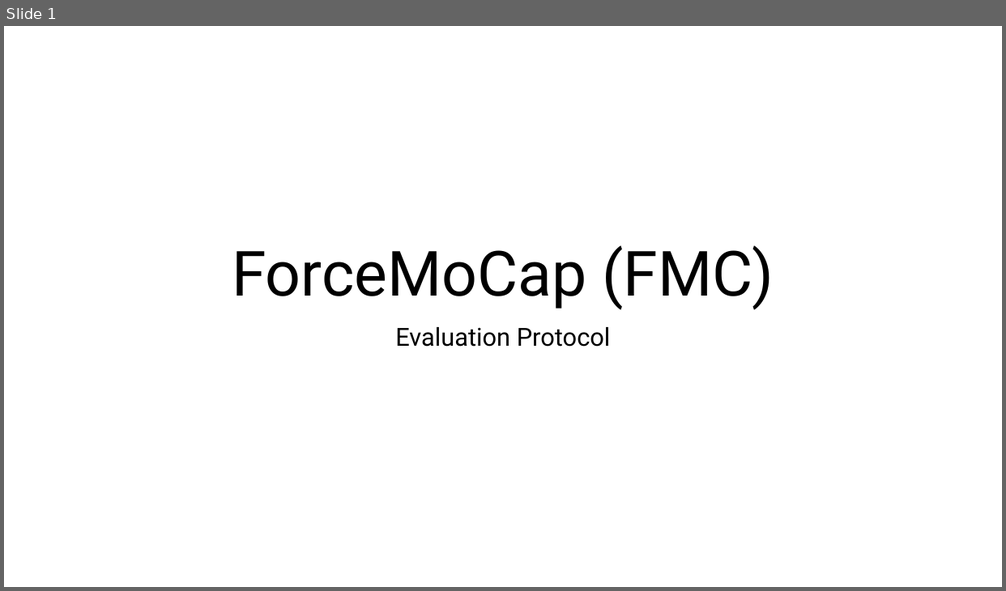
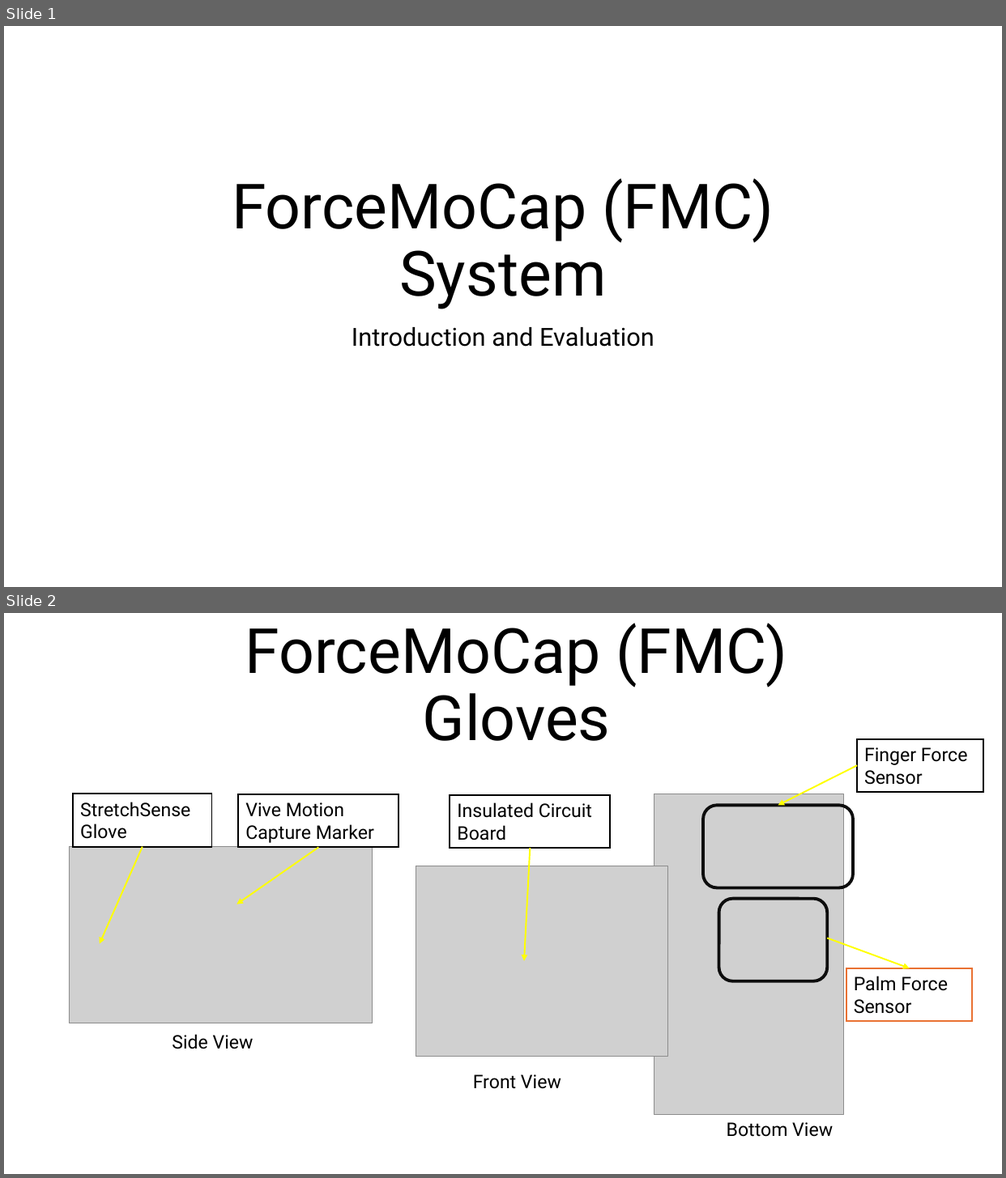
Before and after one commit to UniMelbHumanRoboticsLab/ForceMoCap, a slide deck: experiments/exp1/ForceMoCap Evaluation Protocol.pptx. Shown one above the other, each under a label of ours: slide 1 before the commit, slides 1 and 2 after it. The pictures are 1006x591 and 1006x1178 pixels, drawn with LibreOffice and Linux fonts; fonts in the diff are those of the drawing; grey boxes stand for pictures. Boxes give left, top, right and bottom in pixels: in the first picture for what was removed or moved away, otherwise in the second. Text is boxed around its words. In the diff, an @@ line names an element or a change of style, - is before the commit and + after.

```diff
--- a/experiments/exp1/ForceMoCap Evaluation Protocol.pptx
+++ b/experiments/exp1/ForceMoCap Evaluation Protocol.pptx
@@ slide 2 added at <box>4,613,1002,1174</box>, background #FFFFFF @@
@@ title added at <box>245,623,787,741</box>, 60 pt, text #000000 @@
+ForceMoCap (FMC) Gloves
@@ rectangle added at <box>858,739,984,792</box>, fill #FFFFFF, outline #000000 1.5 pt, 18 pt, text #000000 @@
+Finger Force Sensor
@@ arrow added from (858, 766) to (778, 806), #FFFF00 1.5 pt @@
@@ rectangle added at <box>73,794,212,847</box>, fill #FFFFFF, outline #000000 1.5 pt, 18 pt, text #000000 @@
+StretchSense Glove
@@ rectangle added at <box>238,794,398,847</box>, fill #FFFFFF, outline #000000 1.5 pt, 18 pt, text #000000 @@
+Vive Motion Capture Marker
@@ rectangle added at <box>450,795,611,848</box>, fill #FFFFFF, outline #000000 1.5 pt, 18 pt, text #000000 @@
+Insulated Circuit Board
@@ picture added at <box>654,794,844,1115</box> @@
@@ rounded rectangle added at <box>703,806,853,888</box>, outline #0D0D0D 3 pt @@
@@ picture added at <box>69,846,373,1023</box> @@
@@ arrow added from (143, 846) to (100, 944), #FFFF00 1.5 pt @@
@@ arrow added from (318, 847) to (236, 905), #FFFF00 1.5 pt @@
@@ arrow added from (530, 848) to (524, 961), #FFFF00 1.5 pt @@
@@ picture added at <box>415,866,668,1057</box> @@
@@ rounded rectangle added at <box>719,899,828,982</box>, outline #0D0D0D 3 pt @@
@@ arrow added from (828, 939) to (910, 969), #FFFF00 1.5 pt @@
@@ rectangle added at <box>846,969,973,1022</box>, fill #FFFFFF, outline #E97132 1.5 pt, 18 pt, text #000000 @@
+Palm Force Sensor
@@ text added at <box>172,1034,253,1050</box>, 18 pt, text #000000 @@
+Side View
@@ text added at <box>473,1075,561,1089</box>, 18 pt, text #000000 @@
+Front View
@@ text added at <box>727,1122,833,1137</box>, 18 pt, text #000000 @@
+Bottom View
@@ slide 1 changed as well @@
@@ title at <box>232,178,774,310</box>: text changed @@
-ForceMoCap (FMC)
+ForceMoCap (FMC) System
@@ subtitle at <box>351,327,654,347</box>: text changed @@
-Evaluation Protocol
+Introduction and Evaluation
```
Also in this commit, not shown: 7 other slides changed, 6 other slides added, 26 other files.
